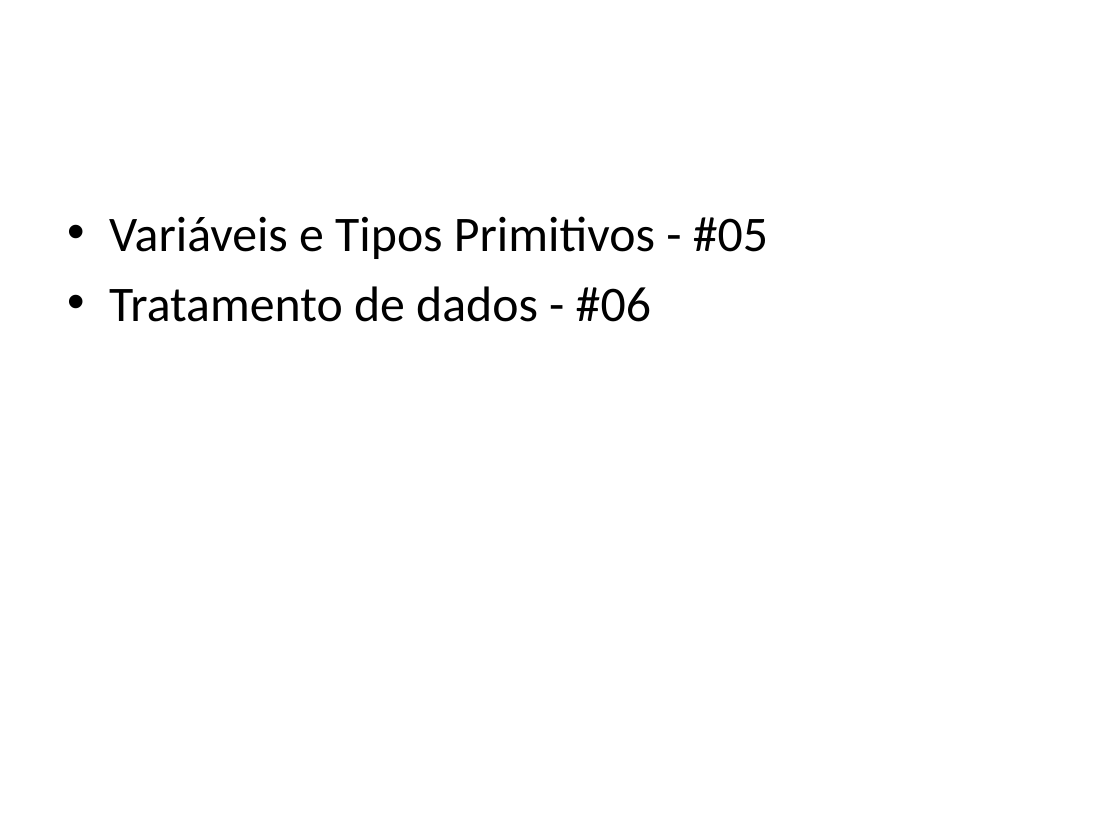
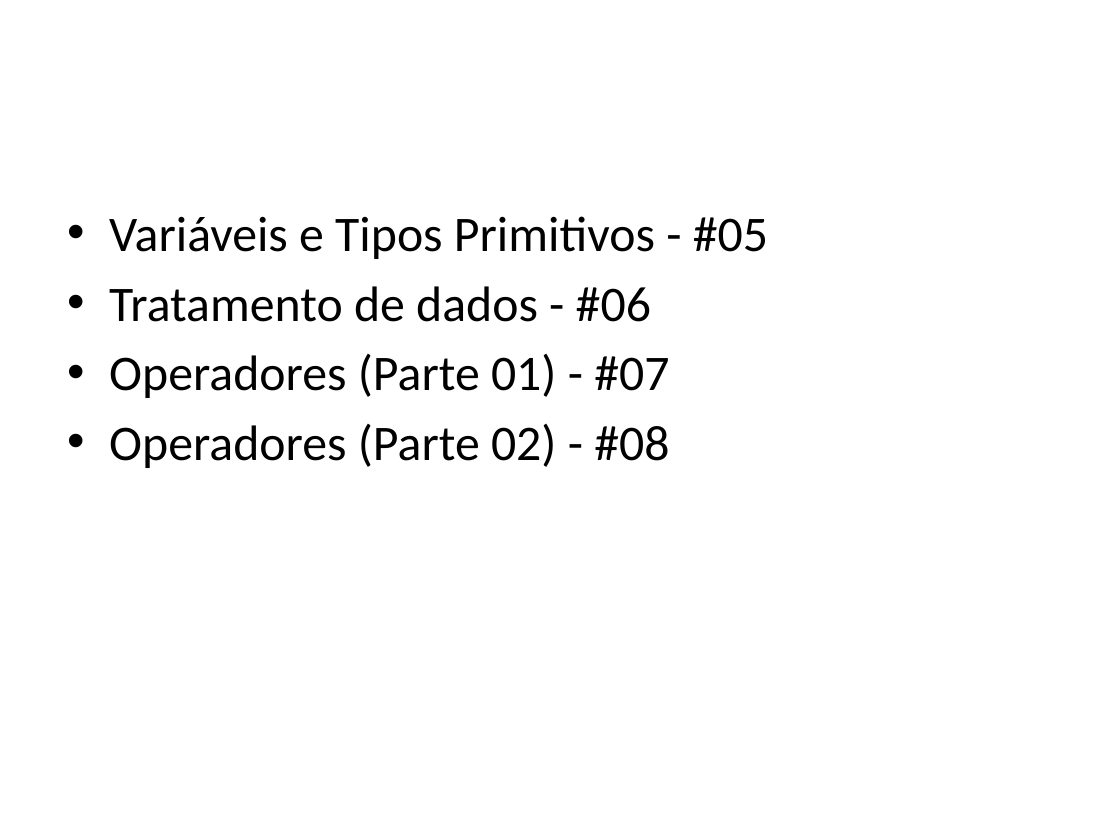
Before and after one commit to Wellingtongu/Cursos-AVD, a slide deck: slide 3 of Documentacao/Documentacao-curso-Javascript.pptx. Drawn at 1120x840 pixels with LibreOffice and Linux fonts; fonts in the diff are those of the drawing; background and template pictures are left out. Boxes give left, top, right and bottom in pixels: in the first picture for what was removed or moved away, otherwise in the second. Text is boxed around its words. In the diff, an @@ line names an element or a change of style, - is before the commit and + after.

```diff
--- a/Documentacao/Documentacao-curso-Javascript.pptx
+++ b/Documentacao/Documentacao-curso-Javascript.pptx
@@ text at <box>109,354,669,468</box>: paragraphs added @@
+• Operadores (Parte 01) - #07
+• Operadores (Parte 02) - #08
```
Also in this commit, not shown: 1 slide added, 2 other files.
